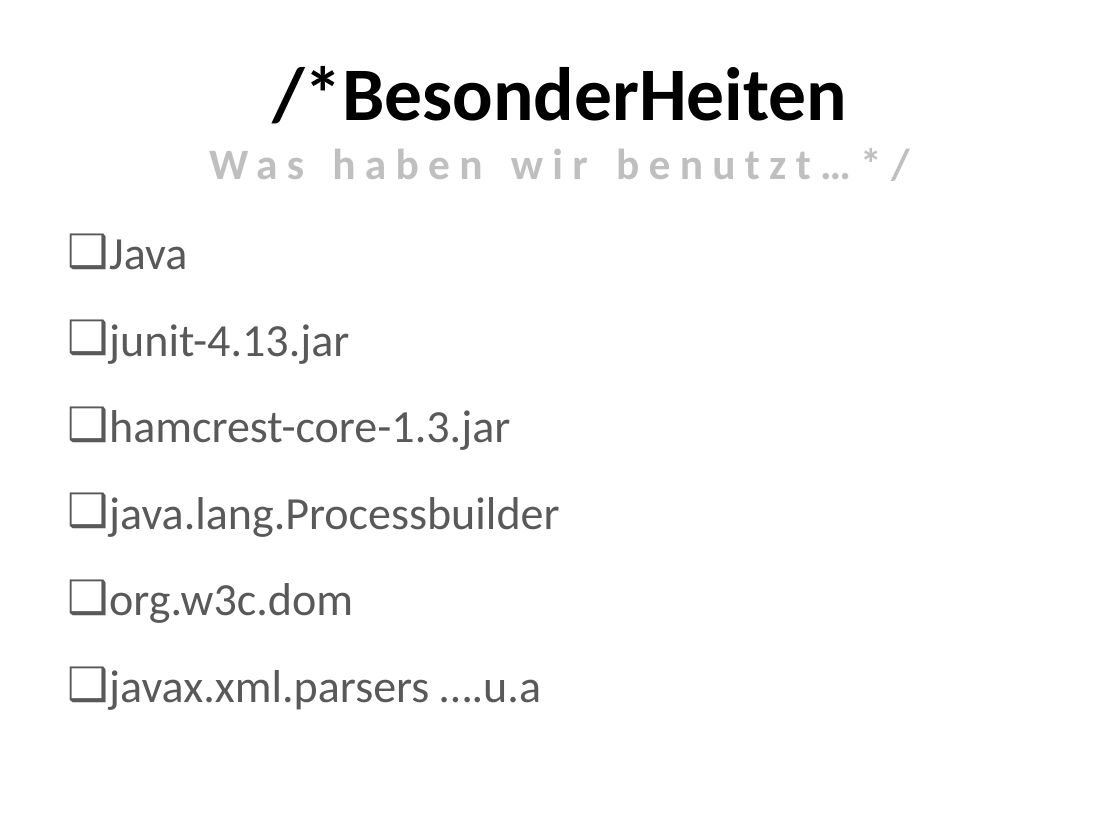
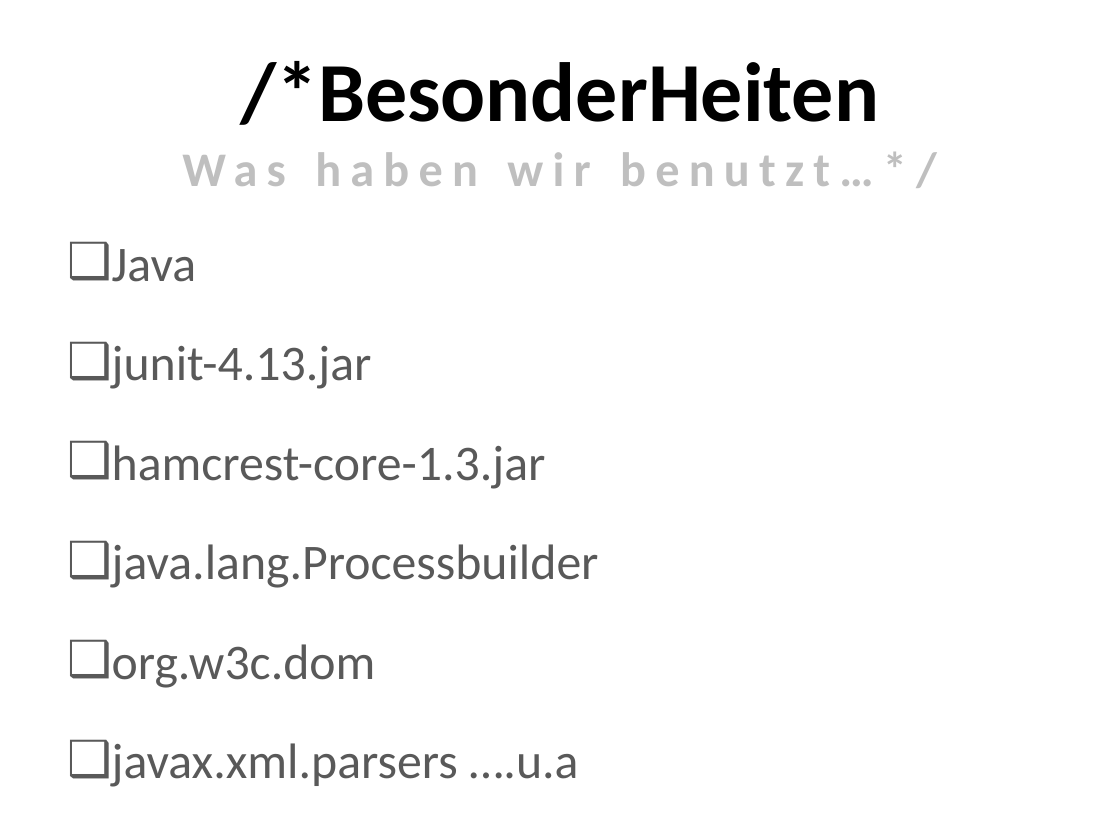
Before and after one commit to mostermann96/SWT2, a slide deck: slide 3 of 5_Regressionstests/Main_v2/Präsentation.pptx. Drawn at 1120x840 pixels with LibreOffice and Linux fonts; fonts in the diff are those of the drawing. Boxes give left, top, right and bottom in pixels: in the first picture for what was removed or moved away, otherwise in the second. Text is boxed around its words. In the diff, an @@ line names an element or a change of style, - is before the commit and + after.

```diff
--- a/5_Regressionstests/Main_v2/Präsentation.pptx
+++ b/5_Regressionstests/Main_v2/Präsentation.pptx
@@ text "/*BesonderHeiten Was haben wir benutzt…*/" at (182, 61, 937, 188): size 48.6 to 54 pt in "/*BesonderHeiten"; size 27.9 to 31 pt in "Was haben wir benutzt…*/" @@
@@ text "Java" at (112, 249, 599, 787): size 29.6 to 32 pt; indent changed; line spacing 1.4 to 1.5 @@
```
Also in this commit, not shown: 8 other slides changed.
